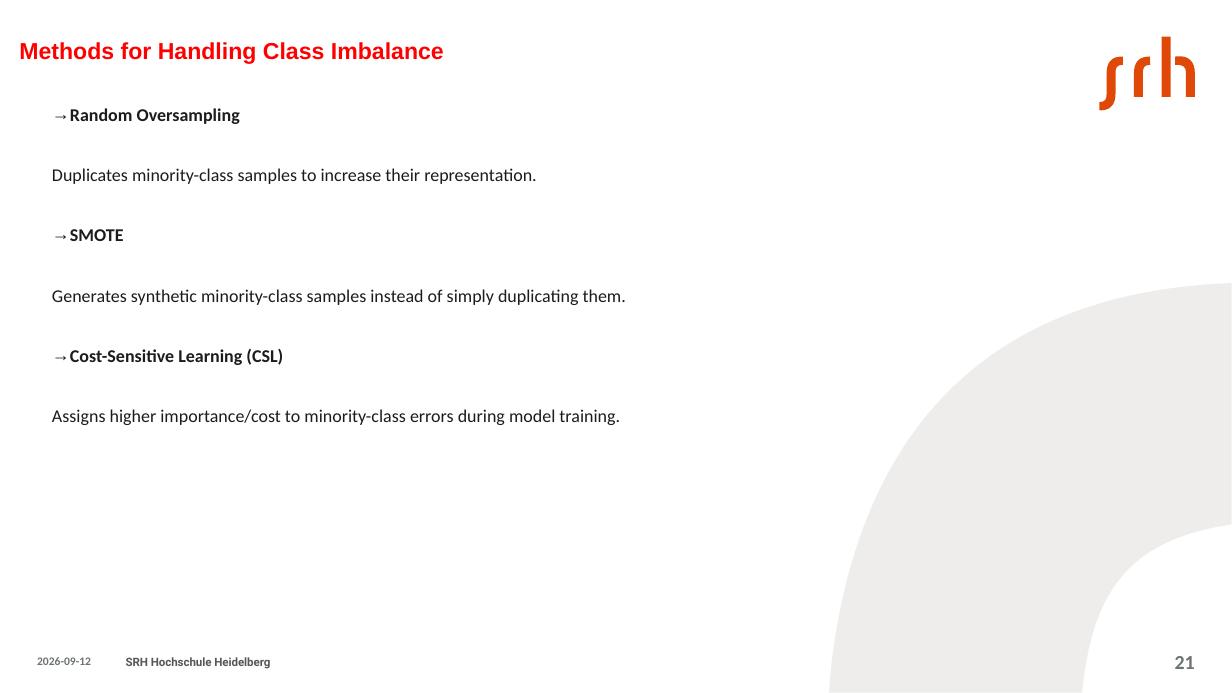
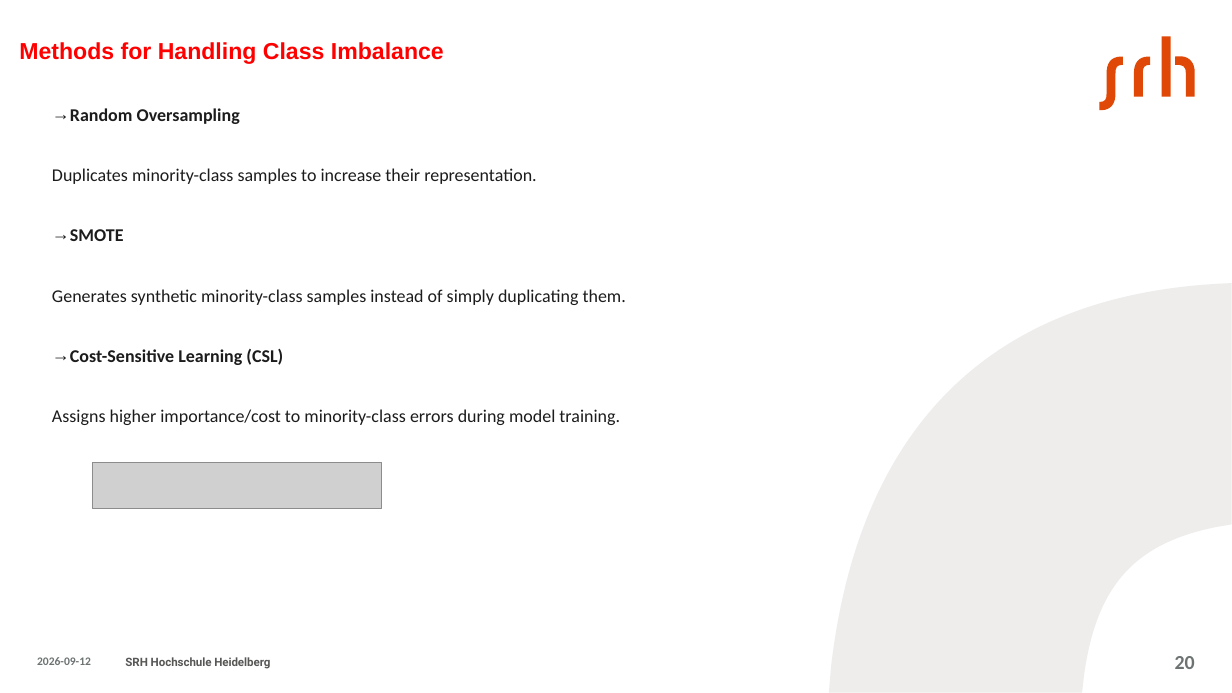
Before and after one commit to aminfeli/Thesis, a slide deck: slide 20 of 7-Presentation/presentation.pptx (slide 21 before the commit). Drawn at 1232x693 pixels with LibreOffice and Linux fonts; fonts in the diff are those of the drawing; grey boxes stand for pictures. Boxes give left, top, right and bottom in pixels: in the first picture for what was removed or moved away, otherwise in the second. Text is boxed around its words. In the diff, an @@ line names an element or a change of style, - is before the commit and + after.

```diff
--- a/7-Presentation/presentation.pptx
+++ b/7-Presentation/presentation.pptx
@@ freeform shape at <box>829,283,1232,692</box>: outline redrawn @@
@@ picture added at <box>92,462,382,508</box> @@
@@ page number at <box>1175,656,1195,669</box>: text changed @@
-21
+20
```
Also in this commit, not shown: 32 other slides changed, 1 slide removed, 3 other files.
